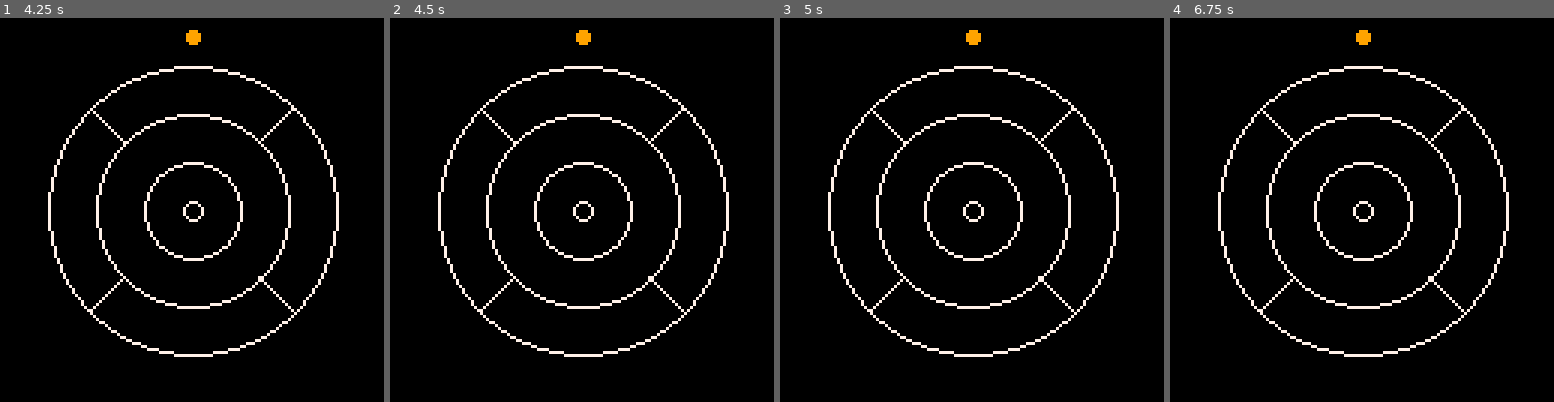
Above: before the commit, frames 1-4 (left to right).
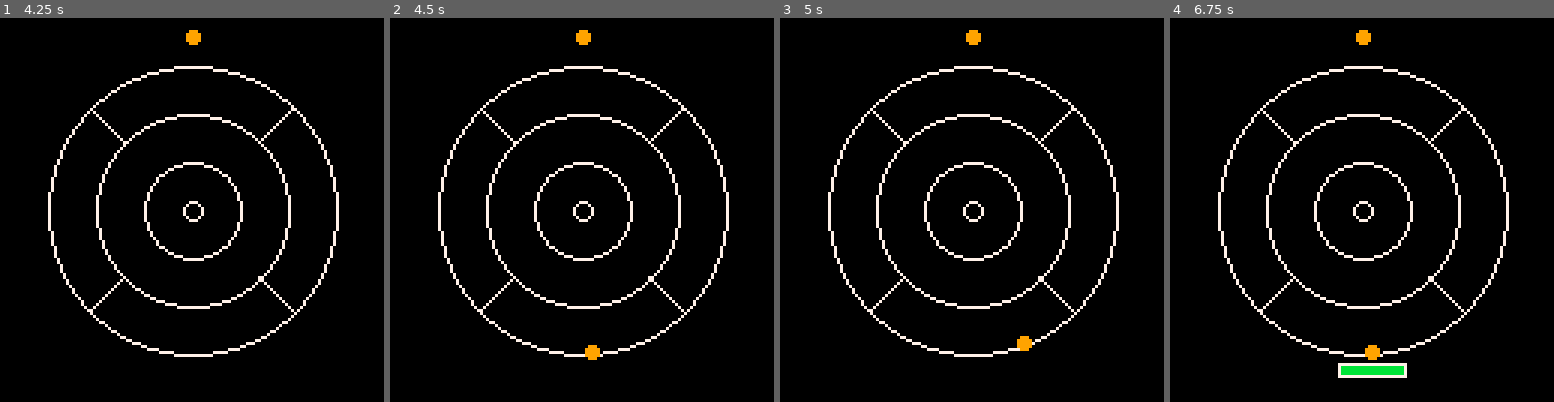
Above: after the commit, the same moments.

Repository: ryanzbone/pico8-crokinole
Game: PICO-8 cartridge crok.p8
The game is run twice, just before and just after one commit, with the same random seed, the same clock (stepped at 60 frames per second) and the same inputs.
Inputs:
- Up to frame 1 (4.25 s): tap X (X key) at 0.33, 1.07, 1.85, 2.97, 4.08 s; hold Right 1.6-2.1 s; hold Right 2.47-3.03 s; hold Left 3.08-3.58 s; hold Right from 4.02 s (still down)
- Up to frame 2 (4.5 s): keep holding Right
- Up to frame 3 (5 s): release Right at 4.68 s
- Up to frame 4 (6.75 s): hold Left 5.08-5.68 s; tap X (X key) at 5.2, 6.32 s; hold Right 6.08-6.58 s; hold Right from 6.63 s (still down)

Frame 1 is identical in both runs. In frame 2, 0.1% of the frame differs, in the area x 50-55%, y 85-90%; in frame 3, 0.1%; in frame 4, 0.8%, in the area x 43-62%, y 85-94%.

Commit message:
allow shooting subsequent discs

Diff:
--- a/gameloop.lua
+++ b/gameloop.lua
@@ -1,4 +1,6 @@
 -- Pico-8 game template
+
+
 
 function _init()
     -- Initialize game state
@@ -12,8 +14,13 @@
         originX = 64,            -- Origin x position
         originY = 64,            -- Origin y position
     }
-
-    disc = {
+    -- initialize discs collection, add a disc to it via addDisc
+    discs = {}
+    addDisc()
+end
+
+function addDisc()
+    local disc = {
         x = board.originX, -- Initial x position (center of the board)
         y = board.originY + (board.outerCircleRadius * board.scalingFactor),  -- Initial y position (bottom center of the outer circle)
         radius = 2,      -- Disc radius
@@ -24,16 +31,22 @@
         slowingFactor = 0.95,  -- Rate at which the disc slows down
         state = "selectPosition",  -- Initial state
     }
-
+    add(discs, disc)
 end
 
 function _draw()
     cls()
     drawBoard(board)
-    drawDisc()
-end
-
-function drawDisc()
+    drawDiscs()
+end
+
+function drawDiscs()
+    for i, disc in pairs(discs) do
+        drawSingleDisc(disc)
+    end
+end
+
+function drawSingleDisc(disc)
     circfill(disc.x, disc.y, disc.radius, 9)  -- Color 9 is yellow
     if disc.state == "selectAngle" then
         local lineLength = 5
@@ -54,8 +67,6 @@
         rect(powerMeterX - 1, powerMeterY - 1, powerMeterX + powerMeterWidth + 1, powerMeterY + powerMeterHeight + 1, 7)  -- Color 7 is white
         rectfill(powerMeterX, powerMeterY, powerMeterX + powerMeterWidth * disc.powerMultiplier, powerMeterY + powerMeterHeight, 11)  -- Color 11 is green
     end
-
-
 end
 
 function drawBoard(board)
@@ -100,7 +111,7 @@
     drawRotatedLine(0.875)  -- 315 degrees
 end
 
-function chooseStartingPosition()
+function chooseStartingPosition(disc)
     -- Move the disc to the left
     if btn(0) and disc.positionAngle > 0.625 then
         disc.positionAngle = disc.positionAngle - 0.01
@@ -122,7 +133,7 @@
 end
 
 -- Function to choose the shooting angle between 0 and 180 degrees
-function chooseShootingAngle()
+function chooseShootingAngle(disc)
     -- Rotate the disc angle to the left
     if btn(0) then
         disc.angle = disc.angle - 0.01
@@ -133,9 +144,6 @@
         disc.angle = disc.angle + 0.01
     end
 
-    -- Ensure the angle is between 0 and 180 degrees
-   -- disc.angle = mid(0, disc.angle, 180)
-
     -- Shoot the disc and move to the choosePower state
     if btnp(5) then  -- 'x' key
         disc.state = "choosePower"
@@ -143,7 +151,7 @@
 end
 
 -- Function to choose the power multiplier between 0 and 1 for the disc which will be multiplied by the disc's speed
-function choosePower()
+function choosePower(disc)
     -- Increase the power multiplier
     if btn(1) and disc.powerMultiplier < 1 then
         disc.powerMultiplier = disc.powerMultiplier + 0.05
@@ -162,21 +170,21 @@
 end
 
 -- Function to shoot the disc and transition between states
-function shootDisc()
+function shootDisc(disc)
     if disc.state == "selectPosition" then
-        chooseStartingPosition()
+        chooseStartingPosition(disc)
     elseif disc.state == "selectAngle" then
-        chooseShootingAngle()
+        chooseShootingAngle(disc)
     elseif disc.state == "choosePower" then
-        choosePower()
+        choosePower(disc)
     elseif disc.state == "moving" then
-        moveDisc()
+        moveDisc(disc)
     elseif disc.state == "stopped" then
-        -- make a new disc
-    end
-end
-
-function moveDisc()
+        -- do nothing
+    end
+end
+
+function moveDisc(disc)
     -- Update disc position and speed
     disc.x = disc.x + disc.speed * cos(disc.angle)
     disc.y = disc.y - disc.speed * sin(disc.angle)
@@ -191,5 +199,16 @@
 end
 -- Main update function
 function _update()
-    shootDisc()
-end
+    updateDiscs()
+    -- if every disc is stopped, add a new disc
+    if discs[#discs].state == "stopped" then
+        addDisc()
+    end
+end
+
+-- update discs collection
+function updateDiscs()
+    for i, disc in pairs(discs) do
+        shootDisc(disc)
+    end
+end
